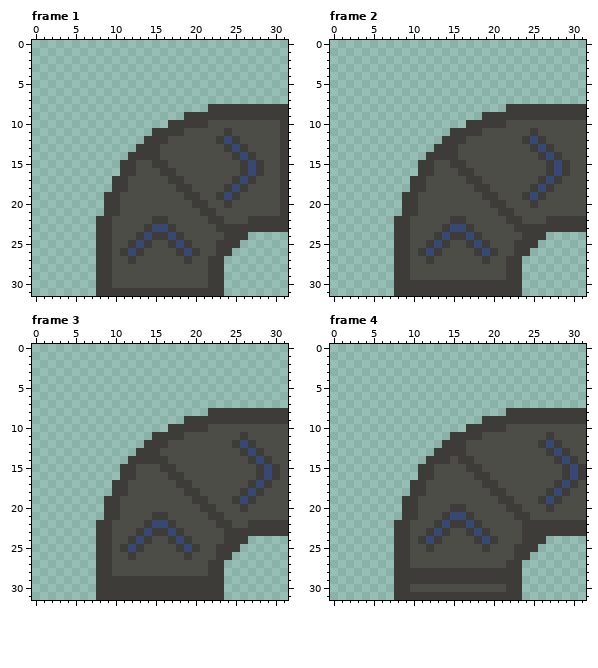
Pixel-art file -- Art/corner anim final.ase. That is the earlier state.
32x32 pixels, 6 frames. Shown: frame 1, frame 2, frame 3, frame 4. The commit also changed other frames, which this record leaves out.
The same view after the edit:
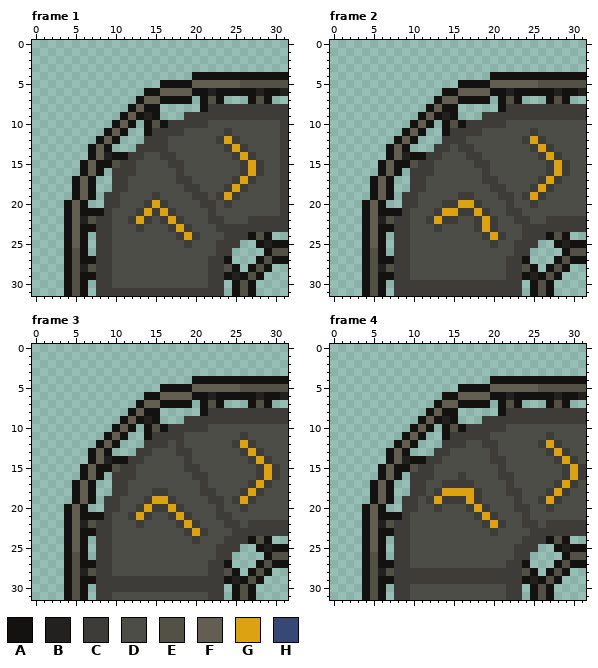
Palette (. is transparent): A #131211  B #23211f  C #3d3c38  D #4d4d48  E #535046  F #625f52  G #dca212  H #384875
Edits made:
layer "Layer 1 Copy" now shown
layer "cov base" added
layer "cov final" added
layer "Layer 1" removed
Changed rows in their new state; - is an unchanged pixel.
Frame 1, layers "cov final", "cov base", "Layer 1 Copy":
first column x 4:
 4 ----------------AAAAAAAAAAAA
 5 ------------AAAAFFFFFFEEEEEE
 6 ----------AAFFFFAABAAAAABAAB
 7 ---------AFFAAAA-AEA---AEA--
 8 --------AFAA-----A----------
 9 -------AFABA----------------
10 ------AFA-AEA---------------
11 -----AFA--A-----------------
12 ----AFA-------------G-------
13 ---AFA------C--------G------
14 ---AFBAA--DDCC--------G-----
15 --AFAAE----DDCC--------G----
16 --AFA-C-----DDC--------G----
17 -AFA---------D-C------G-----
18 -AFA----------D-C----G------
19 -AFA-------C---D-C--G-------
20 AFA-------CGC---D-C---------
21 AFAAA-D--CGCGC---D----------
22 AFBE----CGCD-GC-------------
23 AFAA-----CDDD-GC------------
24 AFA------DDDDD-GC------AEA--
25 AFA-----DDD--DD---------ABAA
26 AEA----DDD----DDD--------AEE
27 AEAA----D------D----A---AEAA
28 AEBE----------------EA-AEA--
29 AEAA----------------ABAEA---
30 AEA------------------AEA----
31 AEA------------------AEA----
Frame 2, layers "cov final", "cov base", "Layer 1 Copy":
first column x 4:
 4 ----------------AAAAAAAAAAAA
 5 ------------AAAAFFFFFFEEEEEE
 6 ----------AAFFFFAABAAAAABAAB
 7 ---------AFFAAAA-AEA---AEA--
 8 --------AFAA-----A----------
 9 -------AFABA----------------
10 ------AFA-AEA---------------
11 -----AFA--A-----------------
12 ----AFA--------------G------
13 ---AFA-----DCC--------G-----
14 ---AFBAA--DD-CC--------G----
15 --AFAAE----DD-CC--------G---
16 --AFA-C-----DD-C--------G---
17 -AFA---------DDCC------G----
18 -AFA----------DDCC----G-----
19 -AFA--------CC-DDCC--G------
20 AFA-------CCGGC-DDC---------
21 AFAAA-D--CGGCCGC-D-C--------
22 AFBE----CGC-D-CGC-D-C-------
23 AFAA-----CDDDDCGC--D--------
24 AFA------DDDDDDCGC-----AEA--
25 AFA-----DDD--DDDC-------ABAA
26 AEA----DDD----DDD--------AEE
27 AEAA----D------D----A---AEAA
28 AEBE----------------EA-AEA--
29 AEAA----------------ABAEA---
30 AEA------------------AEA----
31 AEA------------------AEA----
Frame 3, layers "cov final", "cov base", "Layer 1 Copy":
first column x 4:
 4 ----------------AAAAAAAAAAAA
 5 ------------AAAAFFFFFFEEEEEE
 6 ----------AAFFFFAABAAAAABAAB
 7 ---------AFFAAAA-AEA---AEA--
 8 --------AFAA-----A----------
 9 -------AFABA----------------
10 ------AFA-AEA---------------
11 -----AFA--A-----------------
12 ----AFA-------C-------G-----
13 ---AFA-----D--CC-------G----
14 ---AFBAA--DDD--C--------G---
15 --AFAAE-----DD-CC--------G--
16 --AFA-C------DD-CC-------G--
17 -AFA----------DD-C------G---
18 -AFA-------CC--DDCC----G----
19 -AFA------CGGC--DDCC--G-----
20 AFA------CGCCGC--DDC--------
21 AFAAA-D-CGCDDCGC--D-C-------
22 AFBE-----CDDDDCGC--D-C------
23 AFAA-----DDDDDDCGC--D-------
24 AFA-----DDD--DDDC------AEA--
25 AFA----DDD----DDD-------ABAA
26 AEA-----D------D---------AEE
27 AEAA----------------A---AEAA
28 AEBE----------------EA-AEA--
29 AEAA----------------ABAEA---
30 AEA------------------AEA----
31 AEA---DDDDDDDDDDDD---AEA----
Frame 4, layers "cov final", "cov base", "Layer 1 Copy":
first column x 4:
 4 ----------------AAAAAAAAAAAA
 5 ------------AAAAFFFFFFEEEEEE
 6 ----------AAFFFFAABAAAAABAAB
 7 ---------AFFAAAA-AEA---AEA--
 8 --------AFAA-----A----------
 9 -------AFABA----------------
10 ------AFA-AEA---------------
11 -----AFA--A----C------------
12 ----AFA--------CC------G----
13 ---AFA-----DD---C-------G---
14 ---AFBAA--D-DD--CC-------G--
15 --AFAAE------DD--C--------G-
16 --AFA-C-----C-DD-CC-------G-
17 -AFA------CCCC-DD-C------G--
18 -AFA-----CGGGGC-DDCC----G---
19 -AFA----CGCCCGC--DDC---G----
20 AFA------C-DDCGC--D-C-------
21 AFAAA-D---DDDDCGC--D--------
22 AFBE-----DDDDDDCGC----D-----
23 AFAA----DDD--DDDC---D-------
24 AFA----DDD----DDD------AEA--
25 AFA-----D------D--------ABAA
26 AEA----------------------AEE
27 AEAA----------------A---AEAA
28 AEBE----------------EA-AEA--
29 AEAA----------------ABAEA---
30 AEA------------------AEA----
31 AEA---DDDDDDDDDDDD---AEA----
